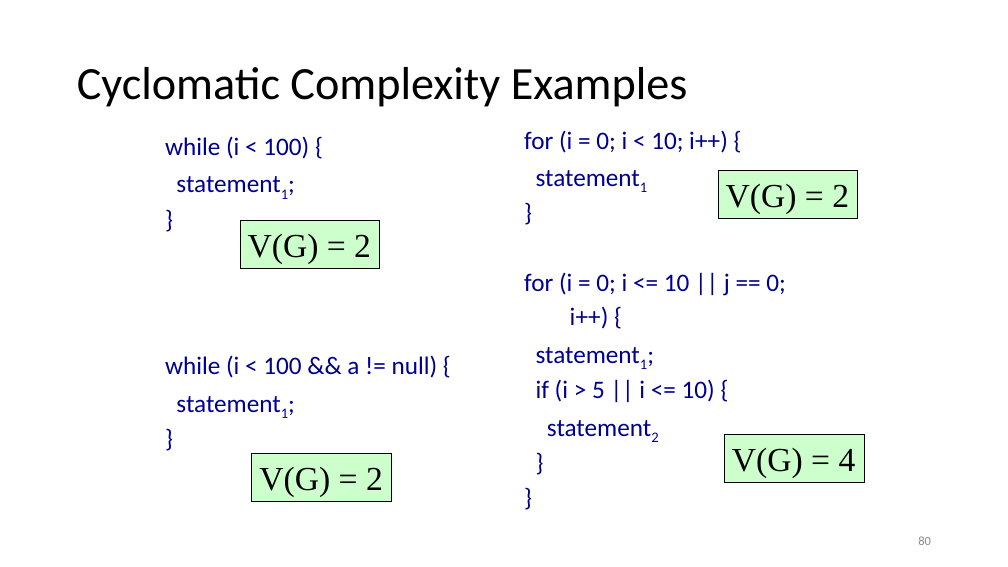
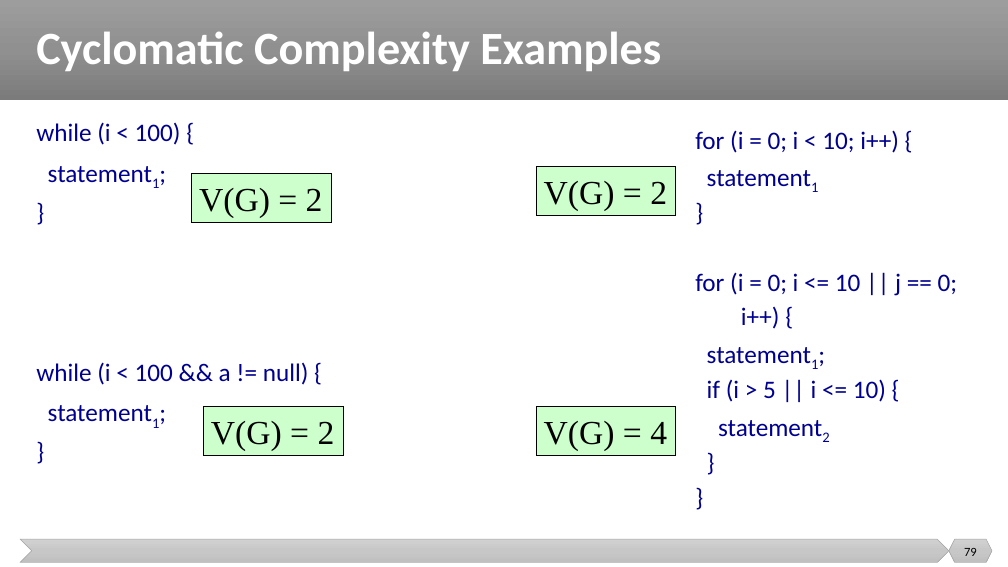
Before and after one commit to malenezi/malenezi, a slide deck: slide 79 of new_SE401/Lectures/7-Test Design Techniques/Structural Testing.pptx (slide 80 before the commit). Drawn at 1008x567 pixels with LibreOffice and Linux fonts; fonts in the diff are those of the drawing. Boxes give left, top, right and bottom in pixels: in the first picture for what was removed or moved away, otherwise in the second. Text is boxed around its words. In the diff, an @@ line names an element or a change of style, - is before the commit and + after.

Commit message:
up

```diff
--- a/new_SE401/Lectures/7-Test Design Techniques/Structural Testing.pptx
+++ b/new_SE401/Lectures/7-Test Design Techniques/Structural Testing.pptx
@@ rectangle added at bbox=[0, 0, 1008, 100], fill gradient #9D9D9D to #909090 to #7C7C7C @@
@@ title "Cyclomatic Complexity Examples": place and size @@
-title "Cyclomatic Complexity Examples" at bbox=[77, 67, 688, 107]
+title "Cyclomatic Complexity Examples" at bbox=[36, 31, 661, 71]
@@ title "Cyclomatic Complexity Examples" at bbox=[36, 31, 661, 71]: text colour #000000 to #FFFFFF, bold on @@
@@ text "while (i < 100) {": place and size @@
-text "while (i < 100) {" at bbox=[165, 136, 438, 378]
+text "while (i < 100) {" at bbox=[36, 122, 309, 385]
@@ text "while (i < 100) {" at bbox=[36, 122, 309, 385]: line spacing 0.8 to 0.9 @@
@@ text "for (i = 0; i ...": place and size @@
-text "for (i = 0; i ..." at bbox=[524, 130, 785, 402]
+text "for (i = 0; i ..." at bbox=[695, 130, 957, 402]
@@ rectangle "V(G) = 2": place and size @@
-rectangle "V(G) = 2" at bbox=[240, 221, 380, 269]
+rectangle "V(G) = 2" at bbox=[192, 174, 332, 222]
@@ rectangle "V(G) = 2": place and size @@
-rectangle "V(G) = 2" at bbox=[718, 170, 858, 219]
+rectangle "V(G) = 2" at bbox=[536, 167, 676, 216]
@@ rectangle "V(G) = 2": place and size @@
-rectangle "V(G) = 2" at bbox=[252, 454, 392, 502]
+rectangle "V(G) = 2" at bbox=[203, 407, 343, 455]
@@ rectangle "V(G) = 4": place and size @@
-rectangle "V(G) = 4" at bbox=[724, 435, 864, 483]
+rectangle "V(G) = 4" at bbox=[536, 407, 676, 455]
@@ chevron added at bbox=[20, 539, 949, 563], fill gradient #D2D2D2 to #C8C8C8 to #C0C0C0, outline #A5A5A5 0.5 pt @@
@@ page number removed at bbox=[918, 536, 931, 545] @@
-80
@@ hexagon added at bbox=[949, 539, 992, 563], fill gradient #D2D2D2 to #C8C8C8 to #C0C0C0, outline #A5A5A5 0.5 pt @@
@@ page number added at bbox=[964, 548, 977, 556], 12 pt, text #000000 @@
+79
```
Also in this commit, not shown: 7 other slides changed, 2 slides removed.
